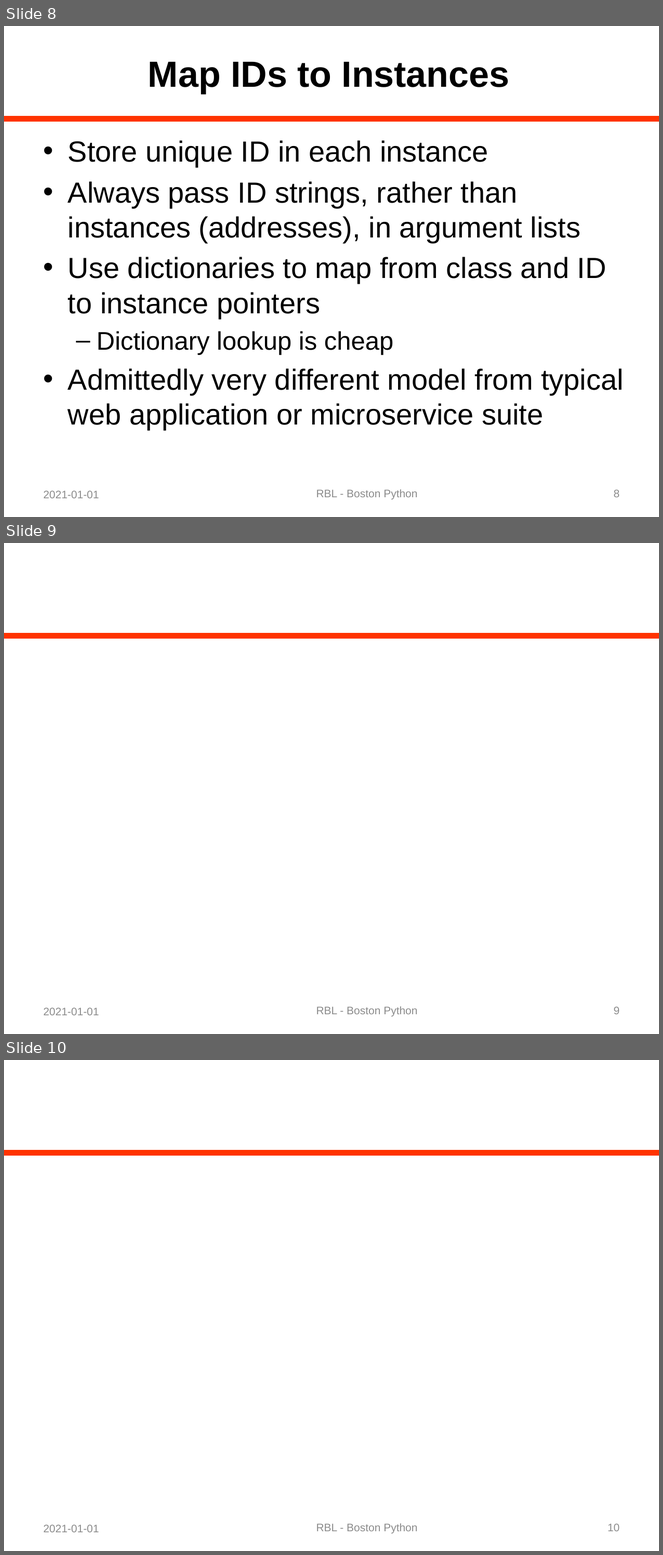
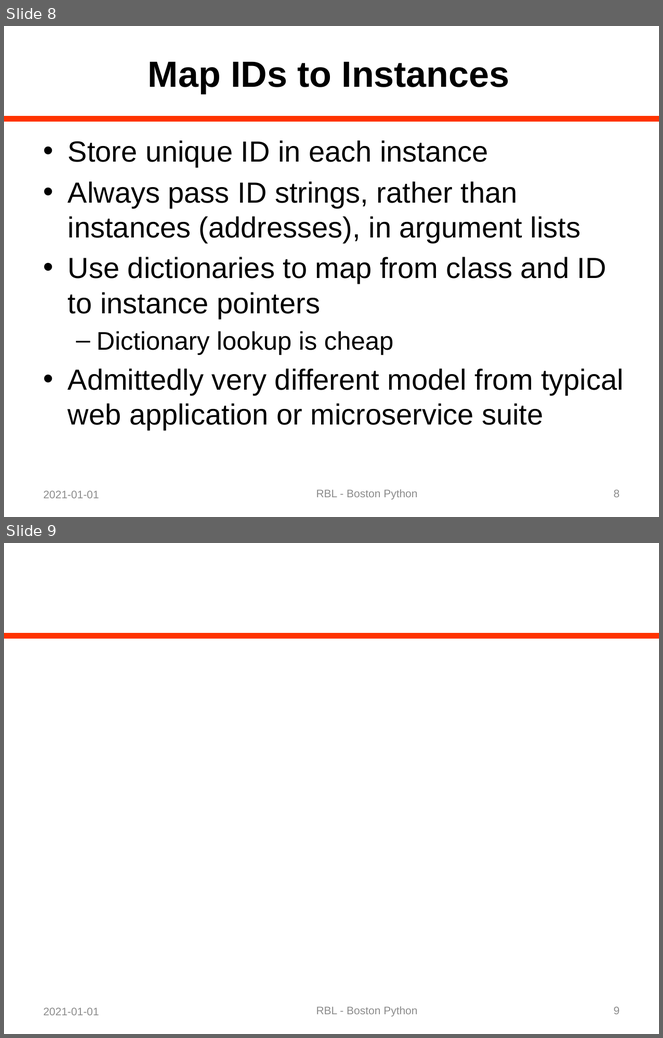
Before and after one commit to rblandau/NewTrace, a slide deck: docs/OfflineDebugging/A Dinosaur and a Python 02.pptx. Shown one above the other, each under a label of ours: slides 8, 9 and 10 before the commit, slides 8 and 9 after it. The pictures are 663x1555 and 663x1038 pixels, drawn with LibreOffice and Linux fonts; fonts in the diff are those of the drawing. Boxes give left, top, right and bottom in pixels: in the first picture for what was removed or moved away, otherwise in the second. Text is boxed around its words. In the diff, an @@ line names an element or a change of style, - is before the commit and + after.

```diff
--- a/docs/OfflineDebugging/A Dinosaur and a Python 02.pptx
+++ b/docs/OfflineDebugging/A Dinosaur and a Python 02.pptx
@@ slide 9 removed at (4,543,659,1034), background #FFFFFF; not listed: 1 template element that a slide beside it also shows @@
@@ text removed at (44,1008,99,1016) @@
-2021-01-01
@@ text removed at (317,1007,417,1017) @@
-RBL - Boston Python
@@ page number removed at (614,1007,620,1015) @@
-9
@@ what was slide 10 is now slide 9 @@
@@ page number at (614,1007,620,1015): text changed @@
-10
+9
```
Also in this commit, not shown: 3 slides changed, 1 other file.
